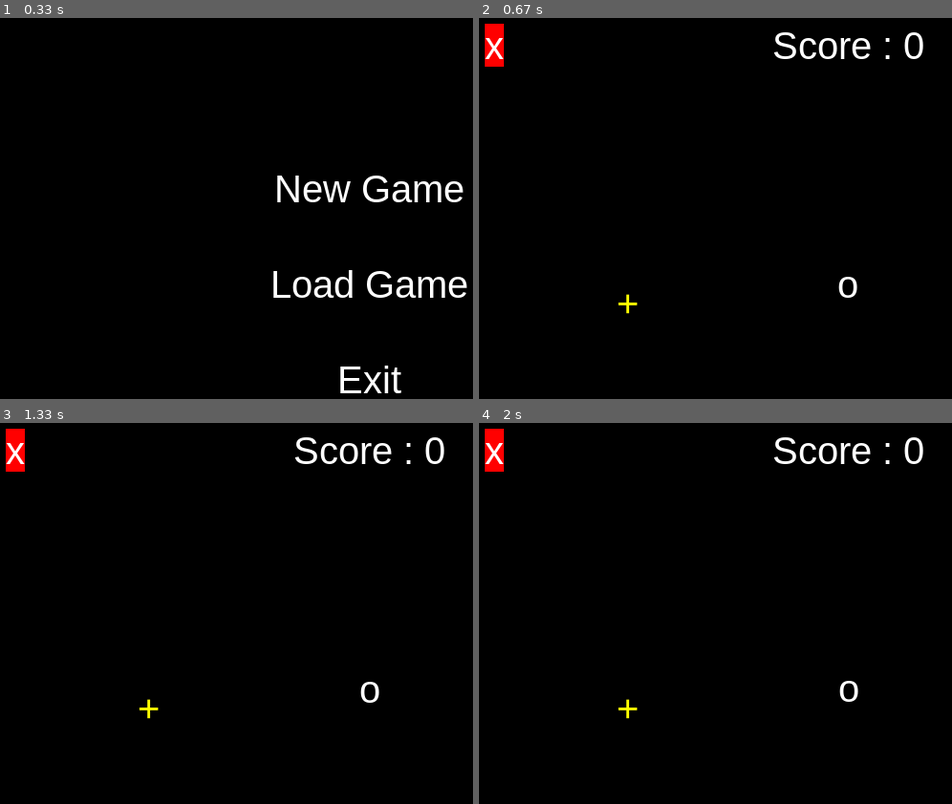
Above: before the commit, frames 1-4 (two rows, left to right).
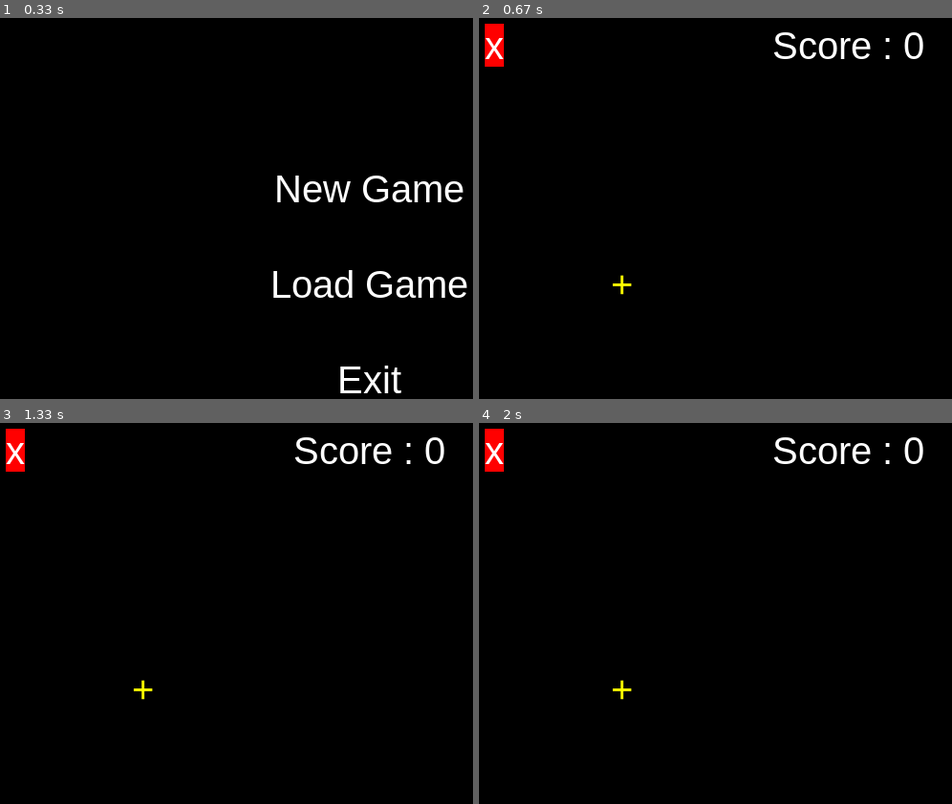
Above: after the commit, the same moments.

Repository: tianreformis/2025-2026-XI-SEM-II-INFORMATIKA
Game: pygame game, started from Week 9.2 - Text Manipulation/new-game.py
The game is run twice, just before and just after one commit, with the same random seed, the same clock (stepped at 60 frames per second) and the same inputs.
Inputs:
- Up to frame 1 (0.33 s): no input
- Up to frame 2 (0.67 s): click "New Game" at 0.38 s
- Up to frame 3 (1.33 s): hold Right 0.67-1.13 s; hold Up from 1.17 s (still down)
- Up to frame 4 (2 s): release Up at 1.63 s

Frame 1 is identical in both runs. In frame 2, 0.2% of the frame differs, in the area x 28-80%, y 67-78%; in frame 3, 0.2%; in frame 4, 0.2%.

Commit message:
new : adding logic for snake

Diff:
--- a/Week 9.2 - Text Manipulation/new-game.py
+++ b/Week 9.2 - Text Manipulation/new-game.py
@@ -16,19 +16,21 @@
 YELLOW = (255, 255, 0)
 running = True
 pygame.mixer.music.load("music3.mp3")
-pygame.mixer.music.play(-1)  # Play music in a loop
-pygame.mixer.music.set_volume(0.5)  # Set music volume (0.0 to 1.0)
+pygame.mixer.music.play(-1)
+pygame.mixer.music.set_volume(0.5)
 
 #event handling/layar
 status = "menu"
 
 #settings
-player_x = 400
-player_y = 300
+head_x, head_y = 400.0, 300.0
+trail = [(400.0, 300.0)]
 velocity = 0.05
+spacing = 15
 score = 0
-fruit_x = random.randint(50, WIDTH-10)
-fruit_y = random.randint(50, HEIGHT-10)
+snake_length = 1
+fruit_x = random.randint(50, WIDTH-50)
+fruit_y = random.randint(50, HEIGHT-50)
 
 #game loop
 while running:
@@ -52,32 +54,51 @@
         rect_score = text_score.get_rect(center=(400,50))
         screen.blit(text_score, rect_score)
 
-        #renderObject
-        text_player = font.render("o", True, WHITE)
-        rect_player = text_player.get_rect(center=(player_x,player_y))
-        screen.blit(text_player, rect_player)
+        #movement
+        keys = pygame.key.get_pressed()
+        if keys[pygame.K_LEFT]:
+            head_x -= velocity
+        if keys[pygame.K_RIGHT]:
+            head_x += velocity
+        if keys[pygame.K_UP]:
+            head_y -= velocity
+        if keys[pygame.K_DOWN]:
+            head_y += velocity
+
+        trail.insert(0, (head_x, head_y))
+
+        #collision detection with fruit
+        head_rect = font.render("o", True, WHITE).get_rect(center=(head_x, head_y))
+        fruit_rect = font.render("+", True, YELLOW).get_rect(center=(fruit_x, fruit_y))
+        if head_rect.colliderect(fruit_rect):
+            score += 1
+            snake_length += 1
+            fruit_x = random.randint(50, WIDTH-50)
+            fruit_y = random.randint(50, HEIGHT-50)
+
+
+        snake = []
+        dist = 0
+        for i in range(len(trail) - 1):
+            if len(snake) >= snake_length:
+                break
+            x1, y1 = trail[i]
+            x2, y2 = trail[i + 1]
+            segment_dist = ((x1 - x2) ** 2 + (y1 - y2) ** 2) ** 0.5
+            dist += segment_dist
+            if dist >= spacing:
+                snake.append((x1, y1))
+                dist = 0
+
+
+        for segment in snake:
+            text_segment = font.render("o", True, WHITE)
+            rect_segment = text_segment.get_rect(center=(segment[0], segment[1]))
+            screen.blit(text_segment, rect_segment)
 
         text_fruit = font.render("+", True, YELLOW)
         rect_fruit = text_fruit.get_rect(center=(fruit_x,fruit_y))
         screen.blit(text_fruit, rect_fruit)
-
-        keys = pygame.key.get_pressed()
-        if keys[pygame.K_LEFT]:
-            player_x -= velocity
-        if keys[pygame.K_RIGHT]:
-            player_x += velocity
-        if keys[pygame.K_UP]:
-            player_y -= velocity
-        if keys[pygame.K_DOWN]:
-            player_y += velocity
-
-        #collision detection
-        if rect_player.colliderect(rect_fruit):
-            score +=1
-            if score % 10 == 0:
-                velocity += 0.05
-            fruit_x = random.randint(50, WIDTH-10)
-            fruit_y = random.randint(50, HEIGHT-10)
 
 
         text_back = font.render("x", True, WHITE)
@@ -92,14 +113,11 @@
             sys.exit()
 
         if event.type == pygame.MOUSEBUTTONDOWN:
-            mouse_pos = event.pos
             if status == "menu":
-                if event.type == pygame.MOUSEBUTTONDOWN:
-                    mouse_pos = event.pos
-                    if rect_new_game.collidepoint(event.pos):
-                        status = "playing"
-                    elif rect_exit.collidepoint(event.pos):
-                        running = False
+                if rect_new_game.collidepoint(event.pos):
+                    status = "playing"
+                elif rect_exit.collidepoint(event.pos):
+                    running = False
 
             elif status == "playing":
                 if rect_back.collidepoint(event.pos):
@@ -108,6 +126,4 @@
 #https://github.com/tianreformis/2025-2026-XI-SEM-II-INFORMATIKA
 
 
-
-
     pygame.display.flip()
